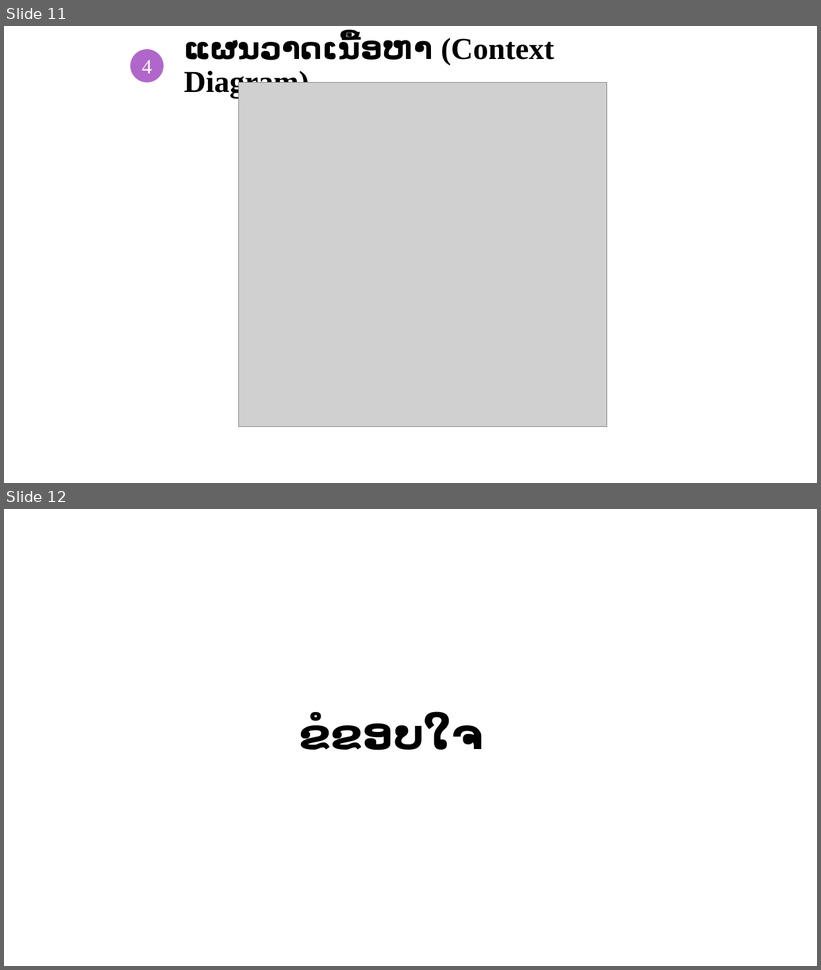
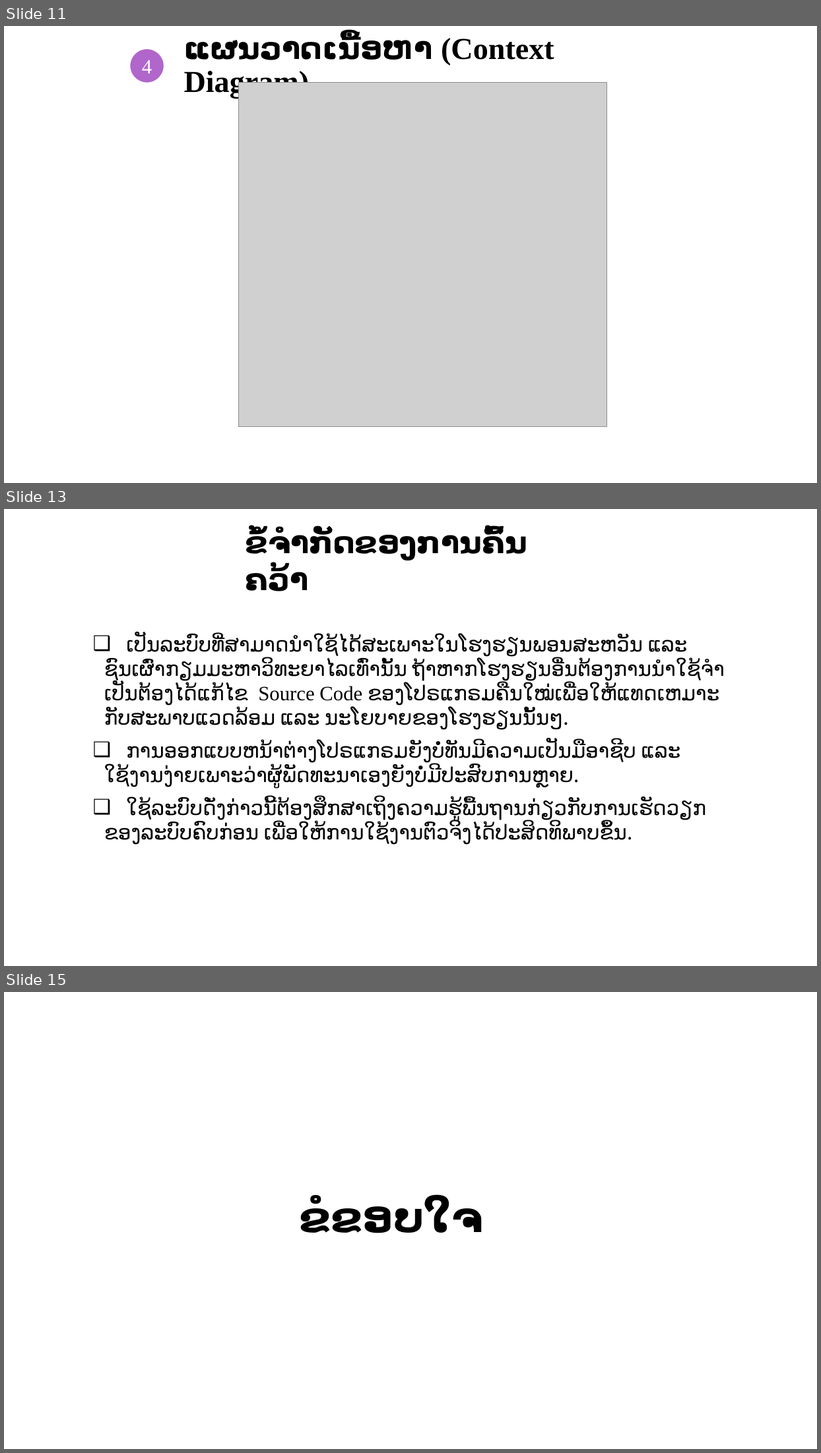
Before and after one commit to Phonekham/PhonesavanhL-TMSDocs, a slide deck: Present Final (1).ppt. Shown one above the other, each under a label of ours: slides 11 and 12 before the commit, slides 11, 13 and 15 after it; the slides between them are not shown. The pictures are 821x970 and 821x1453 pixels, drawn with LibreOffice and Linux fonts; fonts in the diff are those of the drawing; grey boxes stand for pictures; background and template pictures are left out. Boxes give left, top, right and bottom in pixels: in the first picture for what was removed or moved away, otherwise in the second. Text is boxed around its words. In the diff, an @@ line names an element or a change of style, - is before the commit and + after.

```diff
--- a/Present Final (1).ppt
+++ b/Present Final (1).ppt
@@ slide 13 added at box(4, 509, 817, 966), background #FFFFFF @@
@@ text added at box(246, 529, 527, 591), 36 pt, text #000000, bold @@
+ຂໍ້ຈໍາກັດຂອງການຄົ້ນຄວ້າ
@@ text added at box(104, 635, 725, 844), 24 pt, text #000000 @@
+❑ ເປັນລະບົບທີ່ສາມາດນໍາໃຊ້ໄດ້ສະເພາະໃນໂຮງຮຽນພອນສະຫວັນ ແລະ ຊົນເຜົ່າກຽມມະຫາວິທະຍາໄລເທົ່ານັ້ນ ຖ້າຫາກໂຮງຮຽນອື່ນຕ້ອງການນໍາໃຊ້ຈໍາເປັນຕ້ອງໄດ້ແກ້ໄຂ Source Code ຂອງໂປຣແກຣມຄືນໃໝ່ເພື່ອໃຫ້ແທດເຫມາະກັບສະພາບແວດລ້ອມ ແລະ ນະໂຍບາຍຂອງໂຮງຮຽນນັ້ນໆ.
+❑ ການອອກແບບຫນ້າຕ່າງໂປຣແກຣມຍັງບໍ່ທັນມີຄວາມເປັນມືອາຊີບ ແລະ ໃຊ້ງານງ່າຍເພາະວ່າຜູ້ພັດທະນາເອງຍັງບໍ່ມີປະສົບການຫຼາຍ.
+❑ ໃຊ້ລະບົບດັ່ງກ່າວນີ້ຕ້ອງສຶກສາເຖິງຄວາມຮູ້ພື້ນຖານກ່ຽວກັບການເຮັດວຽກຂອງລະບົບຄົບກ່ອນ ເພື່ອໃຫ້ການໃຊ້ງານຕົວຈິງໄດ້ປະສິດທິພາບຂຶ້ນ.
@@ what was slide 12 is now slide 15 @@
```
Also in this commit, not shown: 1 slide changed, 2 other slides added.
